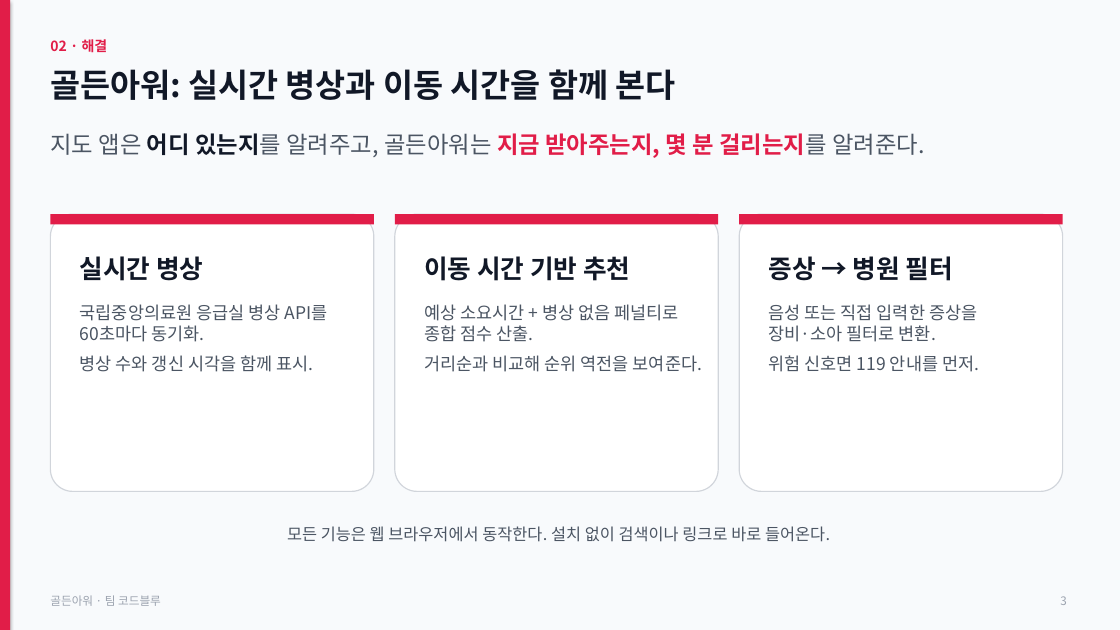
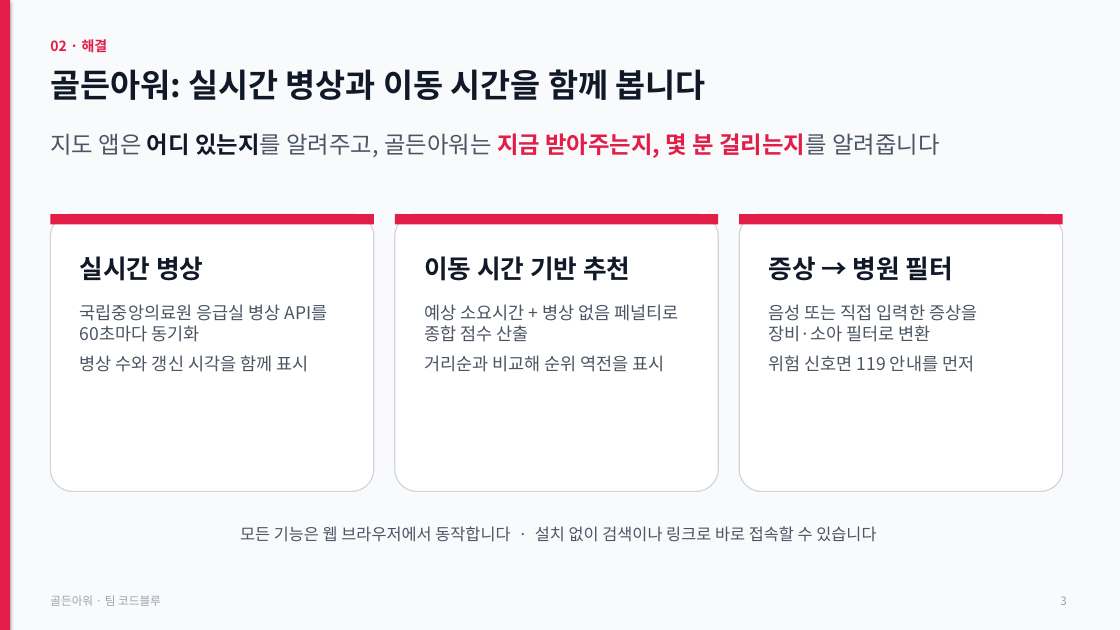
Before and after one commit to jhh1216/hourppt, a slide deck: slide 3 of golden-hour.pptx. Drawn at 1120x630 pixels with LibreOffice and Linux fonts; fonts in the diff are those of the drawing. Boxes give left, top, right and bottom in pixels: in the first picture for what was removed or moved away, otherwise in the second. Text is boxed around its words. In the diff, an @@ line names an element or a change of style, - is before the commit and + after.

```diff
--- a/golden-hour.pptx
+++ b/golden-hour.pptx
@@ text at bbox=[50, 69, 706, 100]: text changed @@
-골든아워: 실시간 병상과 이동 시간을 함께 본다
+골든아워: 실시간 병상과 이동 시간을 함께 봅니다
@@ text at bbox=[50, 133, 939, 158]: text changed @@
-지도 앱은 어디 있는지를 알려주고, 골든아워는 지금 받아주는지, 몇 분 걸리는지를 알려준다.
+지도 앱은 어디 있는지를 알려주고, 골든아워는 지금 받아주는지, 몇 분 걸리는지를 알려줍니다
@@ text at bbox=[80, 304, 328, 372]: text changed @@
-국립중앙의료원 응급실 병상 API를
-60초마다 동기화.
-병상 수와 갱신 시각을 함께 표시.
+국립중앙의료원 응급실 병상 API를
+60초마다 동기화
+병상 수와 갱신 시각을 함께 표시
@@ text at bbox=[424, 304, 678, 372]: text changed @@
-예상 소요시간 + 병상 없음 페널티로
-종합 점수 산출.
-거리순과 비교해 순위 역전을 보여준다.
+예상 소요시간 + 병상 없음 페널티로
+종합 점수 산출
+거리순과 비교해 순위 역전을 표시
@@ text at bbox=[769, 304, 977, 372]: text changed @@
-음성 또는 직접 입력한 증상을
-장비·소아 필터로 변환.
-위험 신호면 119 안내를 먼저.
+음성 또는 직접 입력한 증상을
+장비·소아 필터로 변환
+위험 신호면 119 안내를 먼저
@@ text at bbox=[240, 526, 876, 542]: text changed @@
-모든 기능은 웹 브라우저에서 동작한다. 설치 없이 검색이나 링크로 바로 들어온다.
+모든 기능은 웹 브라우저에서 동작합니다 · 설치 없이 검색이나 링크로 바로 접속할 수 있습니다
```
Also in this commit, not shown: 12 other slides changed, 2 other files.
